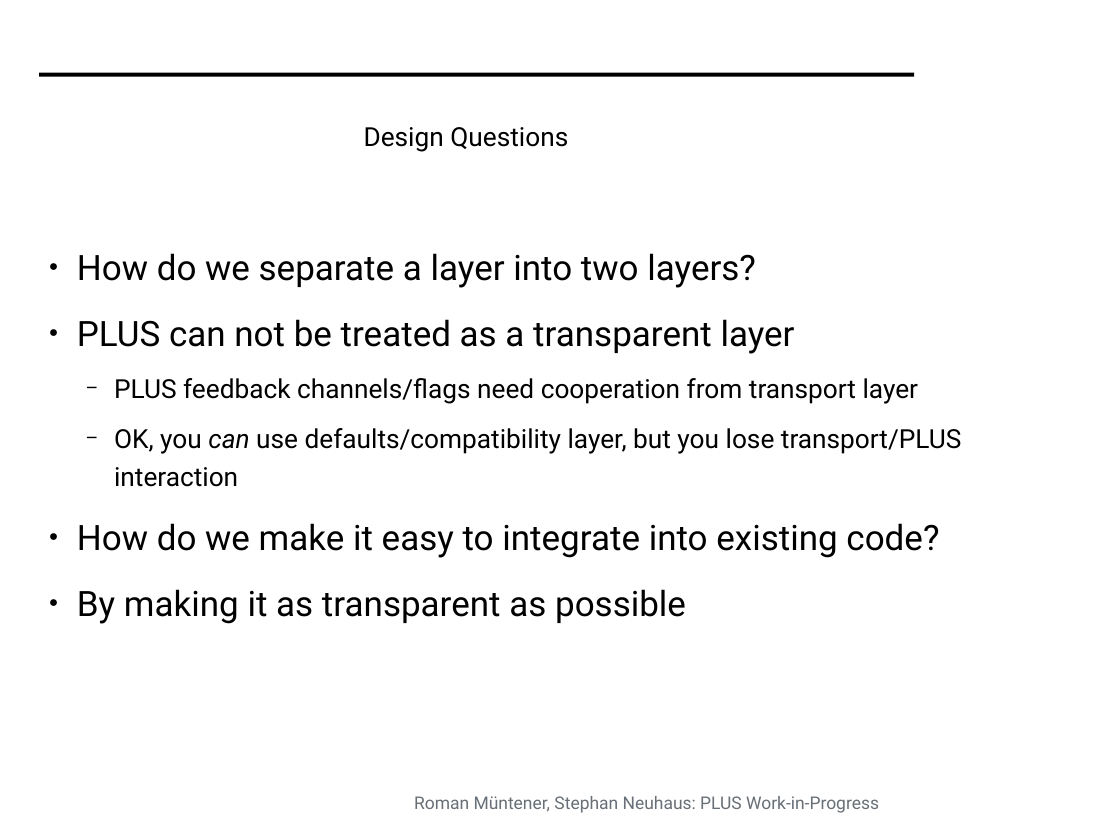
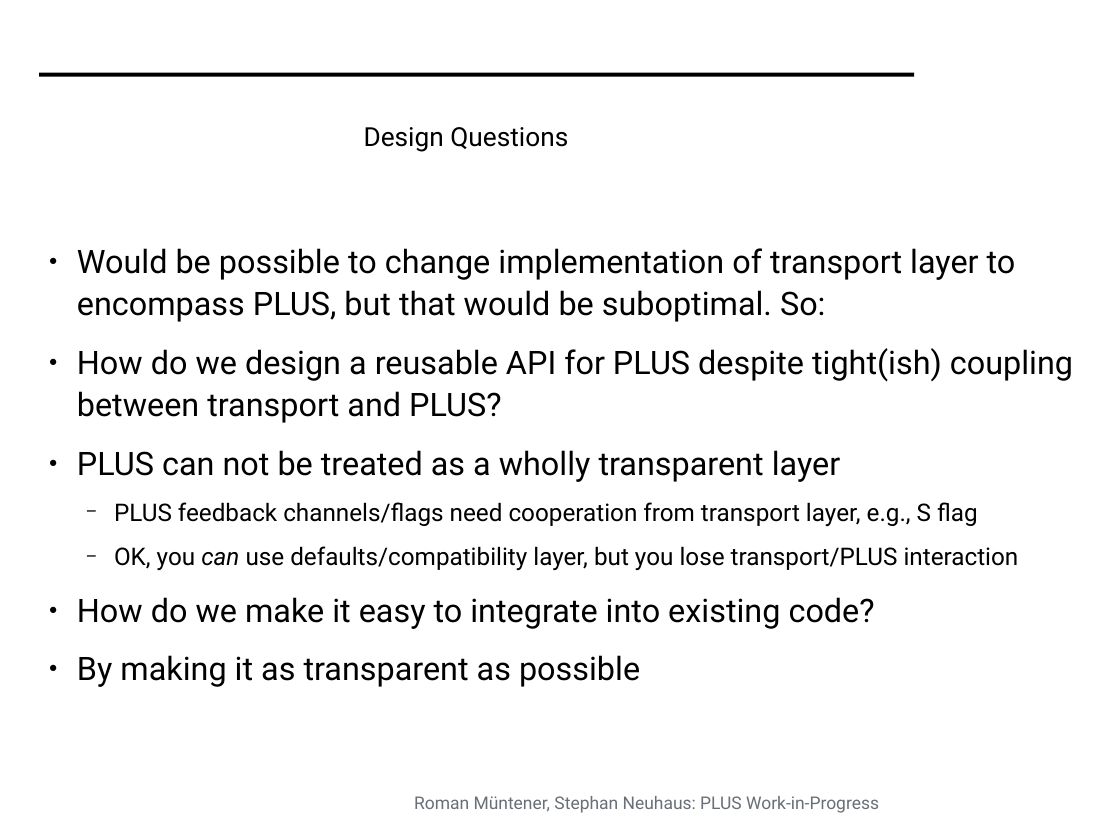
Before and after one commit to mami-project/roadshows, a slide deck: slide 5 of mami-oslo/PLUS_WIP.odp. Drawn at 1120x840 pixels with LibreOffice and Linux fonts; fonts in the diff are those of the drawing; background and template pictures are left out. Boxes give left, top, right and bottom in pixels: in the first picture for what was removed or moved away, otherwise in the second. Text is boxed around its words. In the diff, an @@ line names an element or a change of style, - is before the commit and + after.

```diff
--- a/mami-oslo/PLUS_WIP.odp
+++ b/mami-oslo/PLUS_WIP.odp
@@ text at [77, 248, 1073, 526]: text changed; size 32 to 29.6 pt @@
-● How do we separate a layer into two layers?
-● PLUS can not be treated as a transparent layer
-  − PLUS feedback channels/flags need cooperation from transport layer
+● Would be possible to change implementation of transport layer to encompass PLUS, but that would be suboptimal. So:
+● How do we design a reusable API for PLUS despite tight(ish) coupling between transport and PLUS?
+● PLUS can not be treated as a wholly transparent layer
+  − PLUS feedback channels/flags need cooperation from transport layer, e.g., S flag
@@ text at [77, 546, 1019, 687]: size 24 to 22.2 pt in "OK, you can use defaults/compatibility layer, but ..."; size 32 to 29.6 pt in "How do we make it easy to ...", "By making it as transparent as possible"; line spacing 1.2 to 1.1 @@
```
Also in this commit, not shown: 9 other slides changed.
